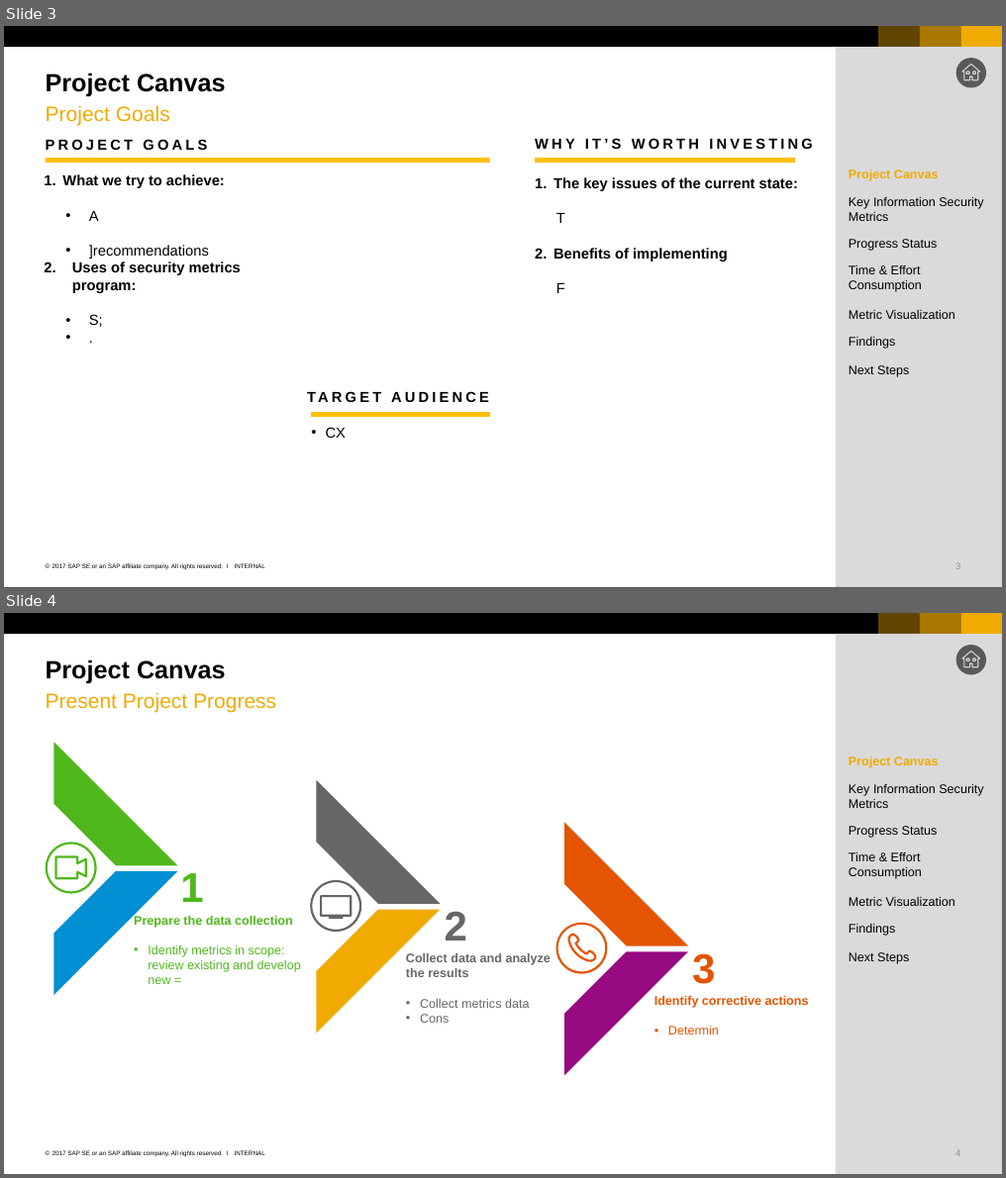
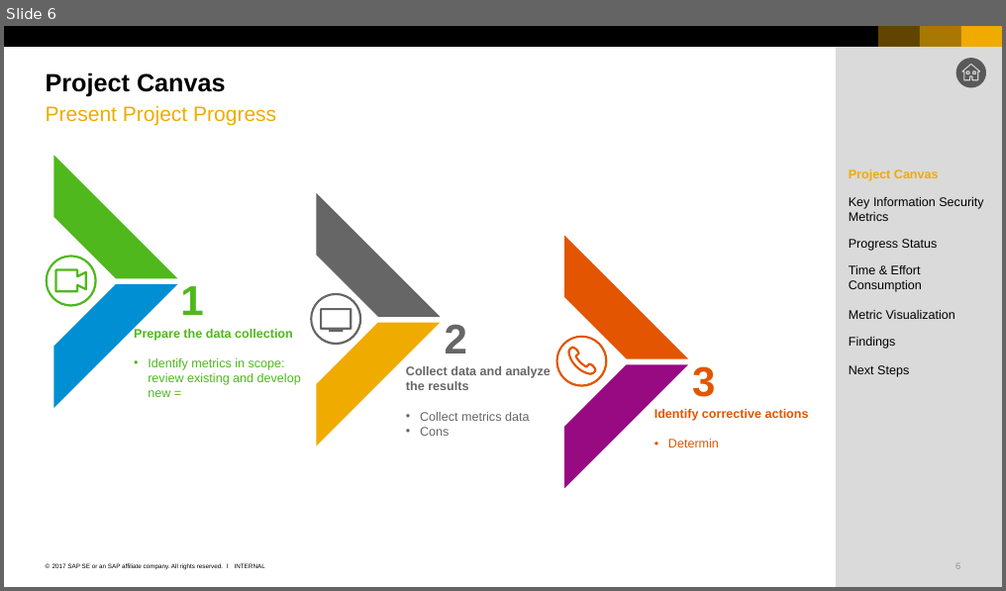
Before and after one commit to nguyenthanhtung2605/yelp-data-analysis, a slide deck: project_yelp_recommendation/yelp_presentation.pptx. Shown one above the other, each under a label of ours: slides 3 and 4 before the commit, slide 6 after it. The pictures are 1006x1178 and 1006x591 pixels, drawn with LibreOffice and Linux fonts; fonts in the diff are those of the drawing. Boxes give left, top, right and bottom in pixels: in the first picture for what was removed or moved away, otherwise in the second. Text is boxed around its words. In the diff, an @@ line names an element or a change of style, - is before the commit and + after.

```diff
--- a/project_yelp_recommendation/yelp_presentation.pptx
+++ b/project_yelp_recommendation/yelp_presentation.pptx
@@ slide 3 removed at (4, 26, 1002, 587), background #FFFFFF; not listed: 9 template elements that a slide beside it also shows @@
@@ title removed at (46, 73, 226, 97) @@
-Project Canvas
@@ text removed at (46, 105, 170, 126) @@
-Project Goals
@@ text removed at (46, 139, 207, 150) @@
-PROJECT GOALS
@@ text removed at (535, 138, 813, 149) @@
-WHY IT’S WORTH INVESTING
@@ line removed from (46, 160) to (489, 160) @@
@@ line removed from (535, 160) to (795, 160) @@
@@ text removed at (848, 170, 939, 181) @@
-Project Canvas
@@ text removed at (62, 174, 241, 327) @@
-1. What we try to achieve:
-  • A
-  • ]recommendations
-2. Uses of security metrics program:
-  • S;
-  • .
@@ text removed at (553, 177, 798, 293) @@
-1. The key issues of the current state:
-  T
-2. Benefits of implementing
-  F
@@ text removed at (848, 197, 983, 221) @@
-Key Information Security Metrics
@@ text removed at (848, 239, 938, 251) @@
-Progress Status
@@ text removed at (848, 266, 922, 292) @@
-Time & Effort Consumption
@@ text removed at (848, 310, 955, 319) @@
-Metric Visualization
@@ text removed at (848, 337, 896, 349) @@
-Findings
@@ text removed at (848, 366, 909, 377) @@
-Next Steps
@@ text removed at (307, 388, 532, 406) @@
-TARGET AUDIENCE
@@ line removed from (312, 415) to (489, 415) @@
@@ text removed at (326, 427, 346, 438) @@
-• CX
@@ what was slide 4 is now slide 6 @@
```
Also in this commit, not shown: 1 slide changed, 4 slides added, 2 other slides removed, 3 other files.
